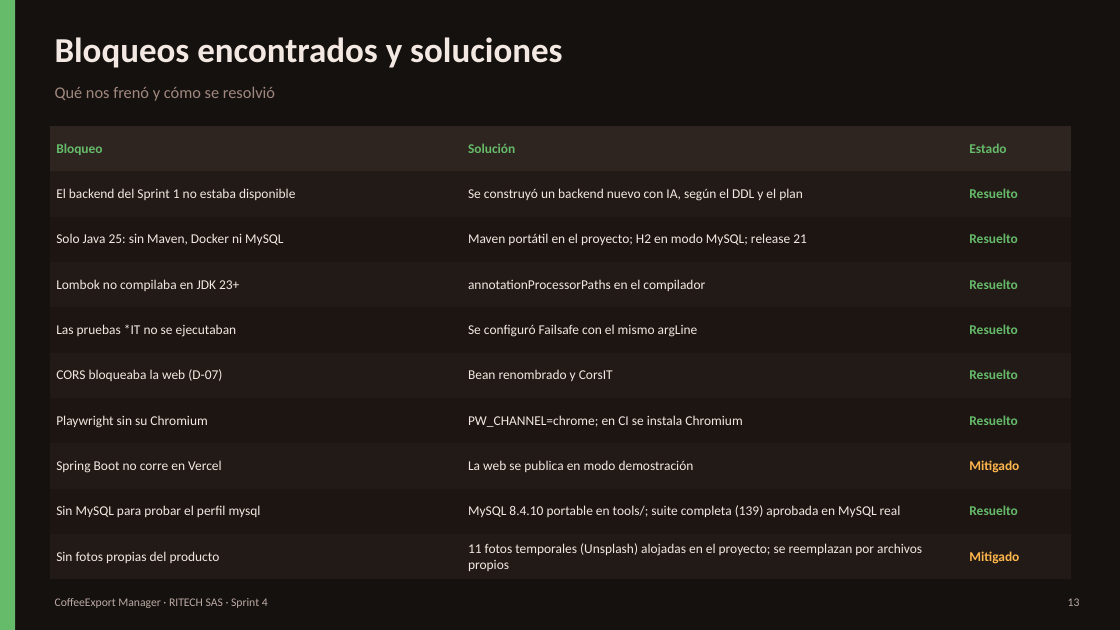
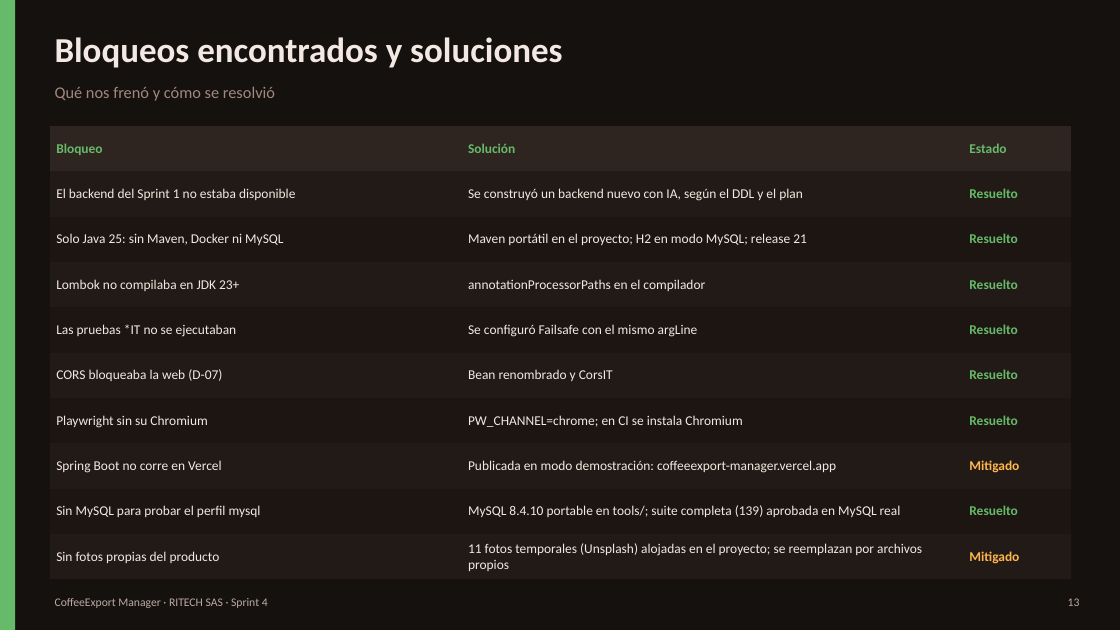
Before and after one commit to MarioZaMu/coffeeexport-manager, a slide deck: slide 13 of docs/sprint4/CoffeeExport_Manager_Sprint4.pptx. Drawn at 1120x630 pixels with LibreOffice and Linux fonts; fonts in the diff are those of the drawing. Boxes give left, top, right and bottom in pixels: in the first picture for what was removed or moved away, otherwise in the second. Text is boxed around its words. In the diff, an @@ line names an element or a change of style, - is before the commit and + after.

Commit message:
Web publicada en Vercel (modo demostración)
- frontend/vercel.json y .vercelignore: sitio estático servido tal cual, sin compilar ni subir las pruebas
- Enlace público en el README, el documento y la presentación: https://coffeeexport-manager.vercel.app

```diff
--- a/docs/sprint4/CoffeeExport_Manager_Sprint4.pptx
+++ b/docs/sprint4/CoffeeExport_Manager_Sprint4.pptx
@@ table at [50,126,1071,580] @@
-row 8, column 2: La web se publica en modo demostración
+row 8, column 2: Publicada en modo demostración: coffeeexport-manager.vercel.app
```
Also in this commit, not shown: 1 other slide changed, 7 other files.
